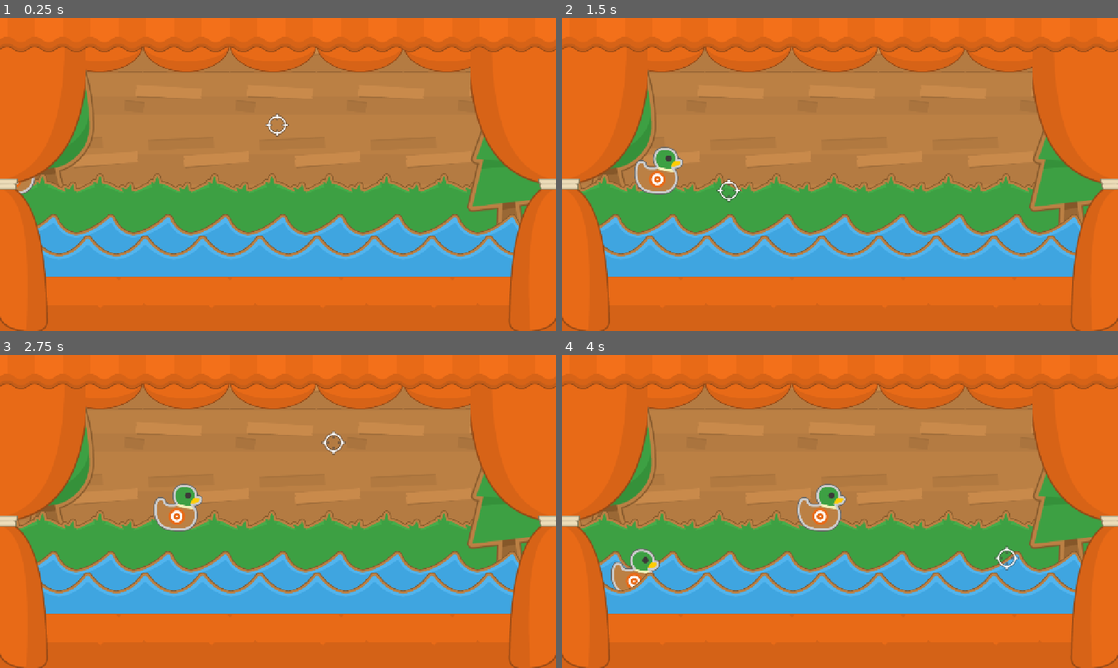
Above: before the commit, frames 1-4 (two rows, left to right).
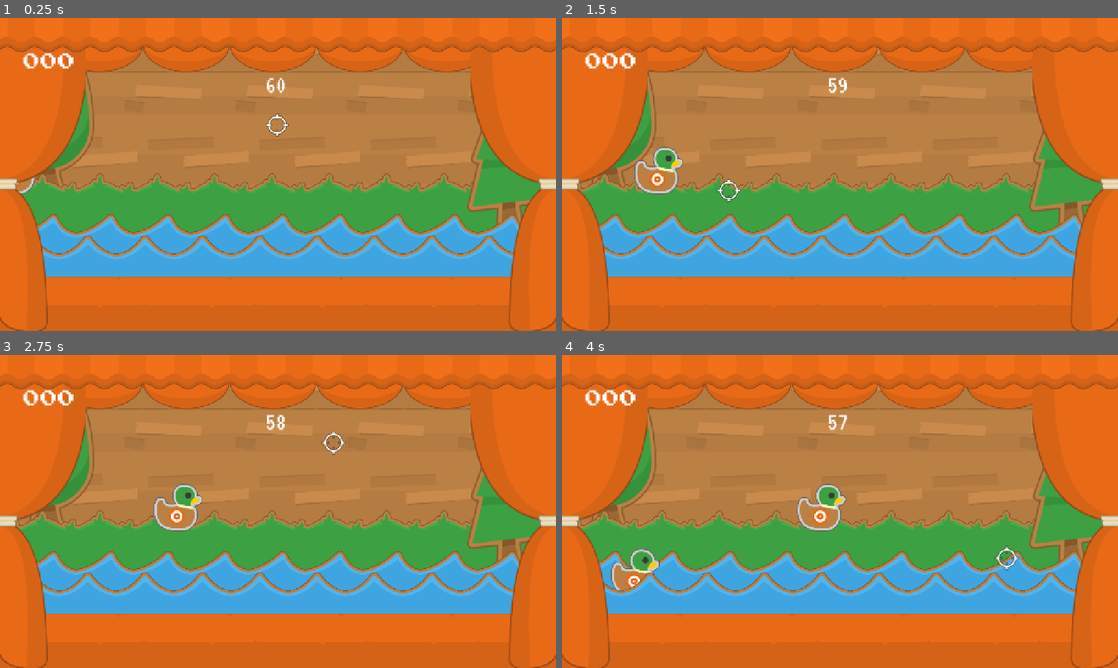
Above: after the commit, the same moments.

Repository: JPlimajots/pluck-and-duck
Game: Godot game, scene res://scenes/palco_principal.tscn
Two runs of this game, one before a commit and one after it. Both use one fixed random seed, a clock stepped at 60 frames per second and the inputs below.
Inputs (mouse positions are in pixels of both pictures, inside the frame that each line leads up to):
- Up to frame 1 (0.25 s): no input
- Up to frame 2 (1.5 s): move the mouse to (962, 158) at 0.52 s; click (962, 158) at 0.67 s; move the mouse to (728, 190) at 1.27 s; click (728, 190) at 1.42 s
- Up to frame 3 (2.75 s): move the mouse to (333, 442) at 2.02 s; click (333, 442) at 2.17 s
- Up to frame 4 (4 s): move the mouse to (812, 574) at 2.77 s; click (812, 574) at 2.92 s; move the mouse to (1006, 558) at 3.52 s; click (1006, 558) at 3.67 s

The runs differ from the first frame. In frame 1, 0.4% of the frame differs, in the area x 4-52%, y 10-25%; in frame 2, 0.4%; in frame 3, 0.4%; in frame 4, 0.4%.

Commit message:
feat: fontes, pontuação e cronometro

Diff:
--- a/scenes/palco_principal.gd
+++ b/scenes/palco_principal.gd
@@ -1,6 +1,10 @@
 extends Node2D
 
 @export var cena_pato: PackedScene
+
+var pontuacao_atual: int = 0
+var tempo_restante: float = 60.0
+var jogo_ativo: bool = true
 
 # Called when the node enters the scene tree for the first time.
 func _ready() -> void:
@@ -21,10 +25,28 @@
 
 # Called every frame. 'delta' is the elapsed time since the previous frame.
 func _process(delta: float) -> void:
-	pass
+	if jogo_ativo:
+		tempo_restante -= delta
+		var segundos = int(ceil(tempo_restante))
+		$Interface/TextoTempo.text = "%02d" % segundos
+		if tempo_restante <= 0:
+			finaliza_jogo()
 
 
 func _on_gerador_de_patos_timeout() -> void:
 	var novo_pato = cena_pato.instantiate()
 	novo_pato.position = $PontoDeSpawn.position
 	add_child(novo_pato)
+
+
+func _on_mira_alvo_atingido(pontos_ganhos: int) -> void:
+	pontuacao_atual += pontos_ganhos
+	$Interface/TextoPontos.text = str(pontuacao_atual)
+
+
+func finaliza_jogo():
+	jogo_ativo = false
+	tempo_restante = 0
+	$Interface/TextoTempo.text = "00"
+	$GeradorDePatos.stop()
+	print("FIM DE JOGO! Pontuação Final: ", pontuacao_atual)
--- a/scenes/palco_principal.tscn
+++ b/scenes/palco_principal.tscn
@@ -14,6 +14,8 @@
 [ext_resource type="Texture2D" uid="uid://1jlamsjrhp8q" path="res://assets/Stall/curtain_top.png" id="6_76are"]
 [ext_resource type="PackedScene" uid="uid://drd3u8s0iouha" path="res://scenes/mira.tscn" id="13_trvxo"]
 [ext_resource type="PackedScene" uid="uid://sjnduc3s8ruy" path="res://scenes/pato.tscn" id="14_ogqwy"]
+[ext_resource type="FontFile" uid="uid://dsvjwo5mfchws" path="res://assets/fonts/PressStart2P-Regular.ttf" id="15_1buyy"]
+[ext_resource type="FontFile" uid="uid://ctk2u56gx6xp3" path="res://assets/fonts/VT323-Regular.ttf" id="16_ebexg"]
 
 [node name="PalcoPrincipal" type="Node2D" unique_id=1145485412]
 script = ExtResource("1_76are")
@@ -221,4 +223,29 @@
 [node name="PontoDeSpawn" type="Marker2D" parent="." unique_id=455693146]
 position = Vector2(-128, 500)
 
+[node name="Interface" type="CanvasLayer" parent="." unique_id=326853103]
+
+[node name="TextoPontos" type="Label" parent="Interface" unique_id=1787395705]
+anchors_preset = 5
+anchor_left = 0.5
+anchor_right = 0.5
+offset_left = -587.0
+offset_top = 81.0
+offset_right = -467.0
+offset_bottom = 121.0
+grow_horizontal = 2
+theme_override_fonts/font = ExtResource("15_1buyy")
+theme_override_font_sizes/font_size = 40
+text = "000"
+
+[node name="TextoTempo" type="Label" parent="Interface" unique_id=1625737883]
+offset_left = 611.0
+offset_top = 124.0
+offset_right = 683.0
+offset_bottom = 184.0
+theme_override_fonts/font = ExtResource("16_ebexg")
+theme_override_font_sizes/font_size = 60
+text = "000"
+
+[connection signal="alvo_atingido" from="Mira" to="." method="_on_mira_alvo_atingido"]
 [connection signal="timeout" from="GeradorDePatos" to="." method="_on_gerador_de_patos_timeout"]
--- a/scripts/mira.gd
+++ b/scripts/mira.gd
@@ -4,6 +4,7 @@
 static var municao_max: int = 3
 static var municao_atual: int = municao_max
 
+signal alvo_atingido(pontos_ganhos: int)
 
 # Called when the node enters the scene tree for the first time.
 func _ready() -> void:
@@ -32,4 +33,5 @@
 	for area in areas:
 		if area.is_in_group("patos"):
 			area.morrer()
+			alvo_atingido.emit(10)
 			break
Binary file added: assets/fonts/PressStart2P-Regular.ttf
Not shown, added: assets/fonts/PressStart2P-Regular.ttf.import
Binary file added: assets/fonts/VT323-Regular.ttf
Not shown, added: assets/fonts/VT323-Regular.ttf.import
